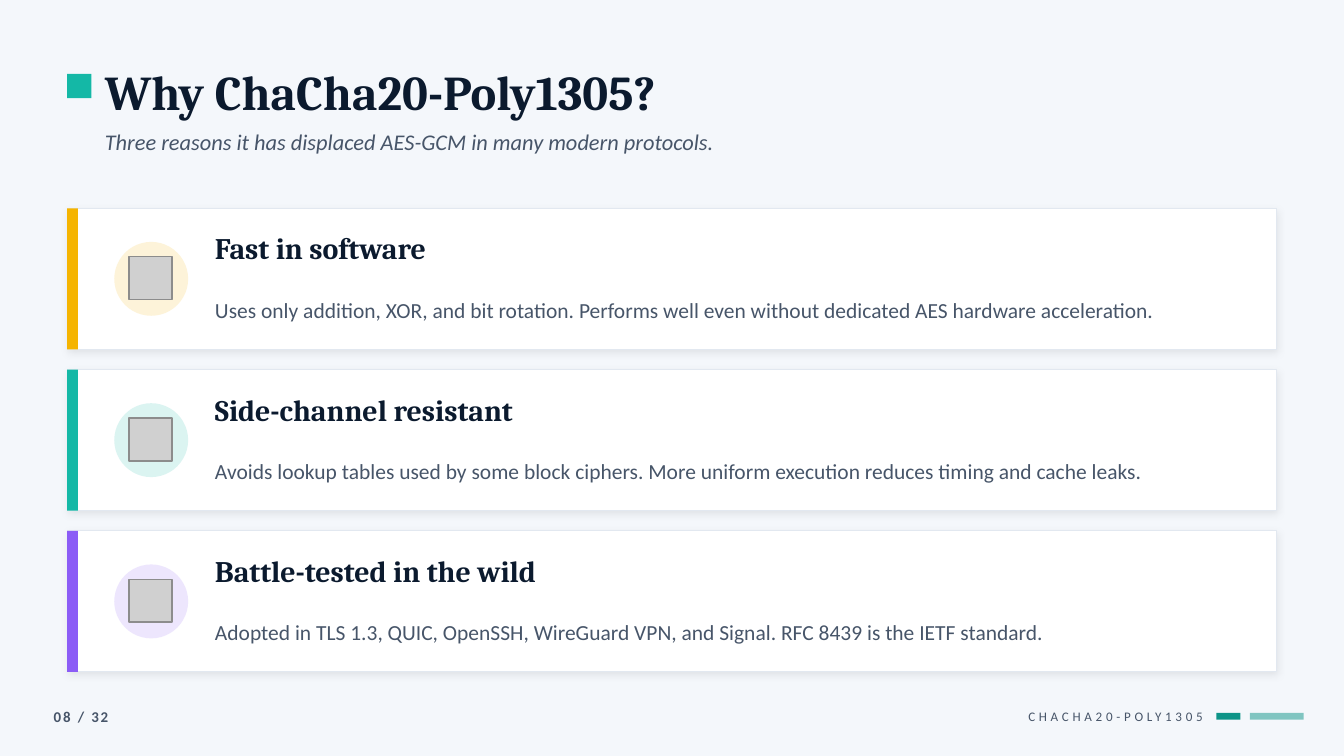
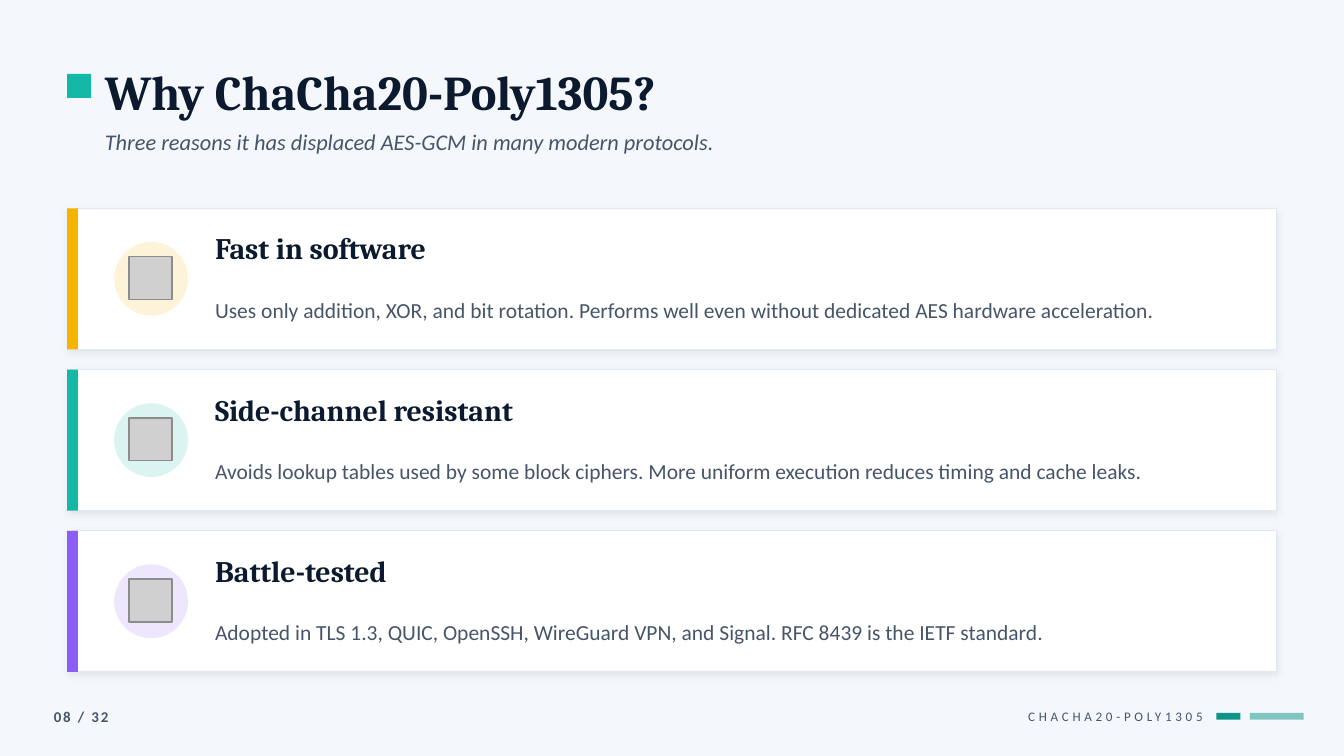
Before and after one commit to AidanLevy05/MATH447-ChatRoom, a slide deck: slide 8 of PowerPoint/MATH_447_Final_Polished.pptx. Drawn at 1344x756 pixels with LibreOffice and Linux fonts; fonts in the diff are those of the drawing; grey boxes stand for pictures. Boxes give left, top, right and bottom in pixels: in the first picture for what was removed or moved away, otherwise in the second. Text is boxed around its words. In the diff, an @@ line names an element or a change of style, - is before the commit and + after.

```diff
--- a/PowerPoint/MATH_447_Final_Polished.pptx
+++ b/PowerPoint/MATH_447_Final_Polished.pptx
@@ rectangle at (67, 531, 1277, 672): outline #E2E8F0 0.5 pt to #E2E8F0 0.51 pt @@
@@ text at (215, 561, 387, 583): text changed @@
-Battle-tested in the wild
+Battle-tested
```
Also in this commit, not shown: 30 other slides changed.
